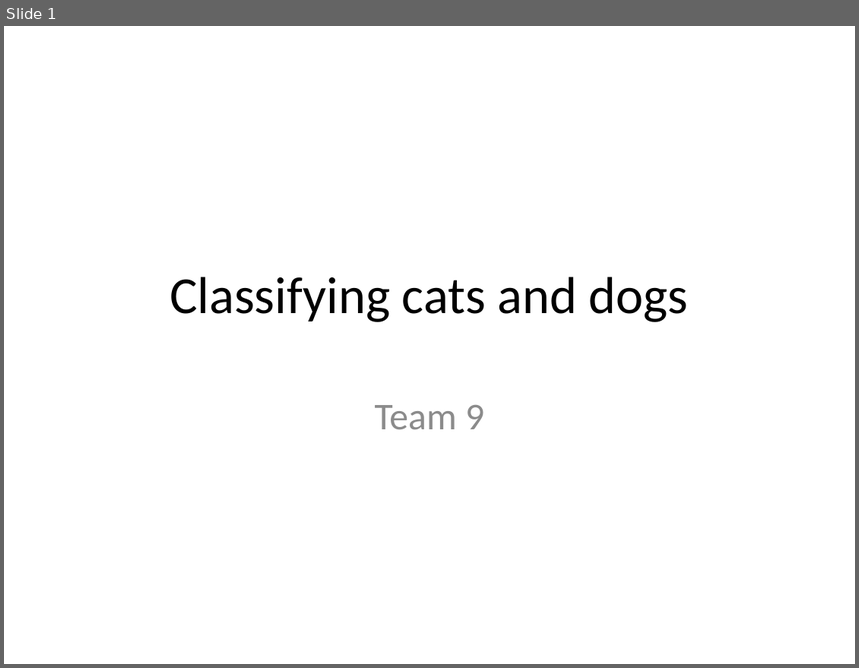
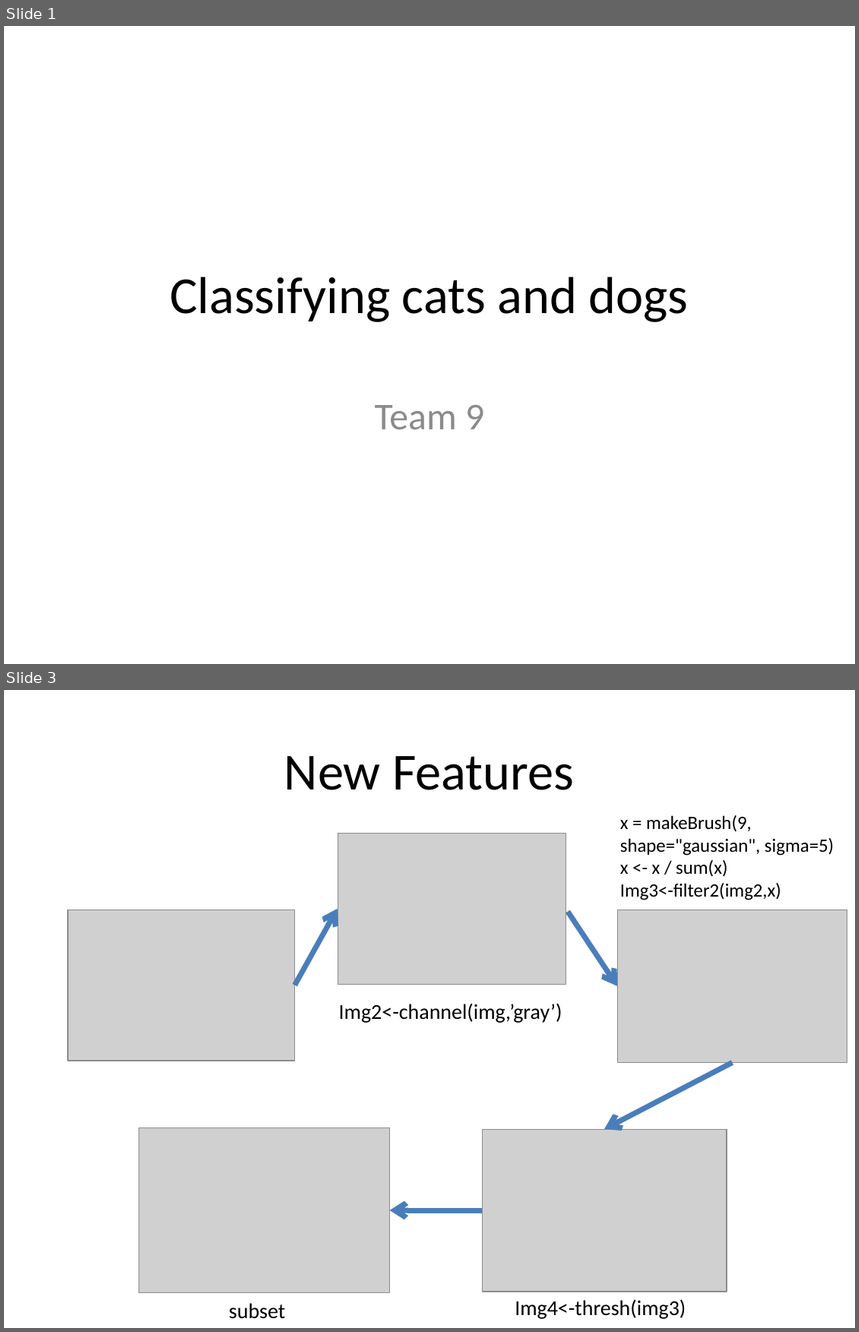
Before and after one commit to yueshengu/Predict-cats-and-dogs, a slide deck: cats and dogs.pptx. Shown one above the other, each under a label of ours: slide 1 before the commit, slides 1 and 3 after it; the slides between them are not shown. The pictures are 859x668 and 859x1332 pixels, drawn with LibreOffice and Linux fonts; fonts in the diff are those of the drawing; grey boxes stand for pictures. Boxes give left, top, right and bottom in pixels: in the first picture for what was removed or moved away, otherwise in the second. Text is boxed around its words. In the diff, an @@ line names an element or a change of style, - is before the commit and + after.

```diff
--- a/cats and dogs.pptx
+++ b/cats and dogs.pptx
@@ slide 3 added at [4,690,855,1328], background #FFFFFF @@
@@ title added at [284,756,574,790], 44 pt, text #000000 @@
+New Features
@@ text added at [620,815,834,901], 16 pt, text #000000 @@
+x = makeBrush(9, shape="gaussian", sigma=5)
+x <- x / sum(x)
+Img3<-filter2(img2,x)
@@ picture added at [338,833,566,985] @@
@@ picture added at [68,910,295,1061] @@
@@ arrow added from (295, 986) to (338, 909), #4B7EBC 4.5 pt @@
@@ arrow added from (567, 911) to (618, 986), #4B7EBC 4.5 pt @@
@@ picture added at [618,910,848,1063] @@
@@ text added at [339,1003,563,1023], 18 pt, text #000000 @@
+Img2<-channel(img,’gray’)
@@ arrow added from (733, 1063) to (604, 1129), #4B7EBC 4.5 pt @@
@@ picture added at [139,1129,389,1293] @@
@@ picture added at [482,1129,727,1292] @@
@@ arrow added from (482, 1211) to (389, 1211), #4B7EBC 4.5 pt @@
@@ text added at [229,1303,285,1319], 18 pt, text #000000 @@
+subset
@@ text added at [515,1300,686,1319], 18 pt, text #000000 @@
+Img4<-thresh(img3)
```
Also in this commit, not shown: 1 slide changed, 6 other slides added, 1 other file.
